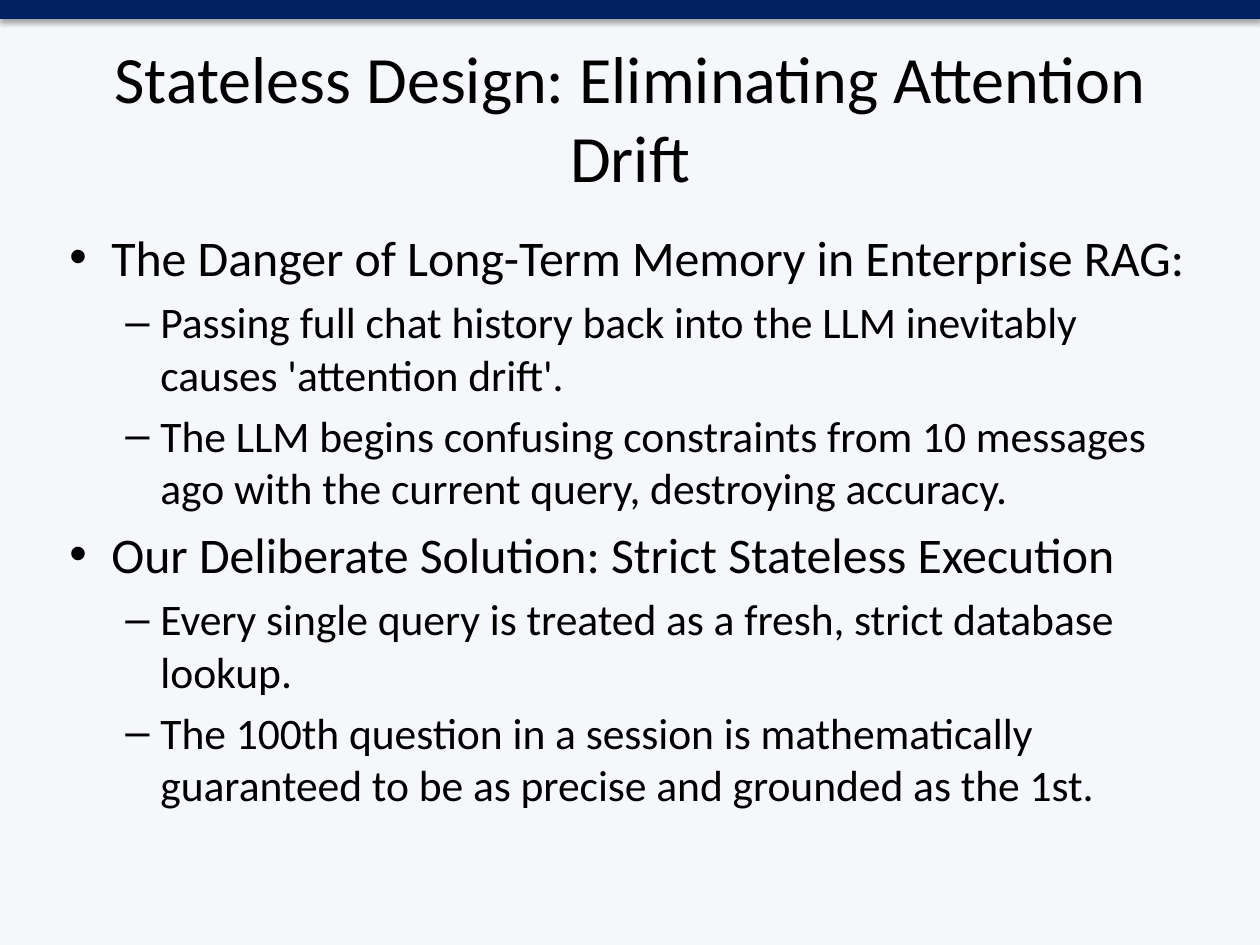
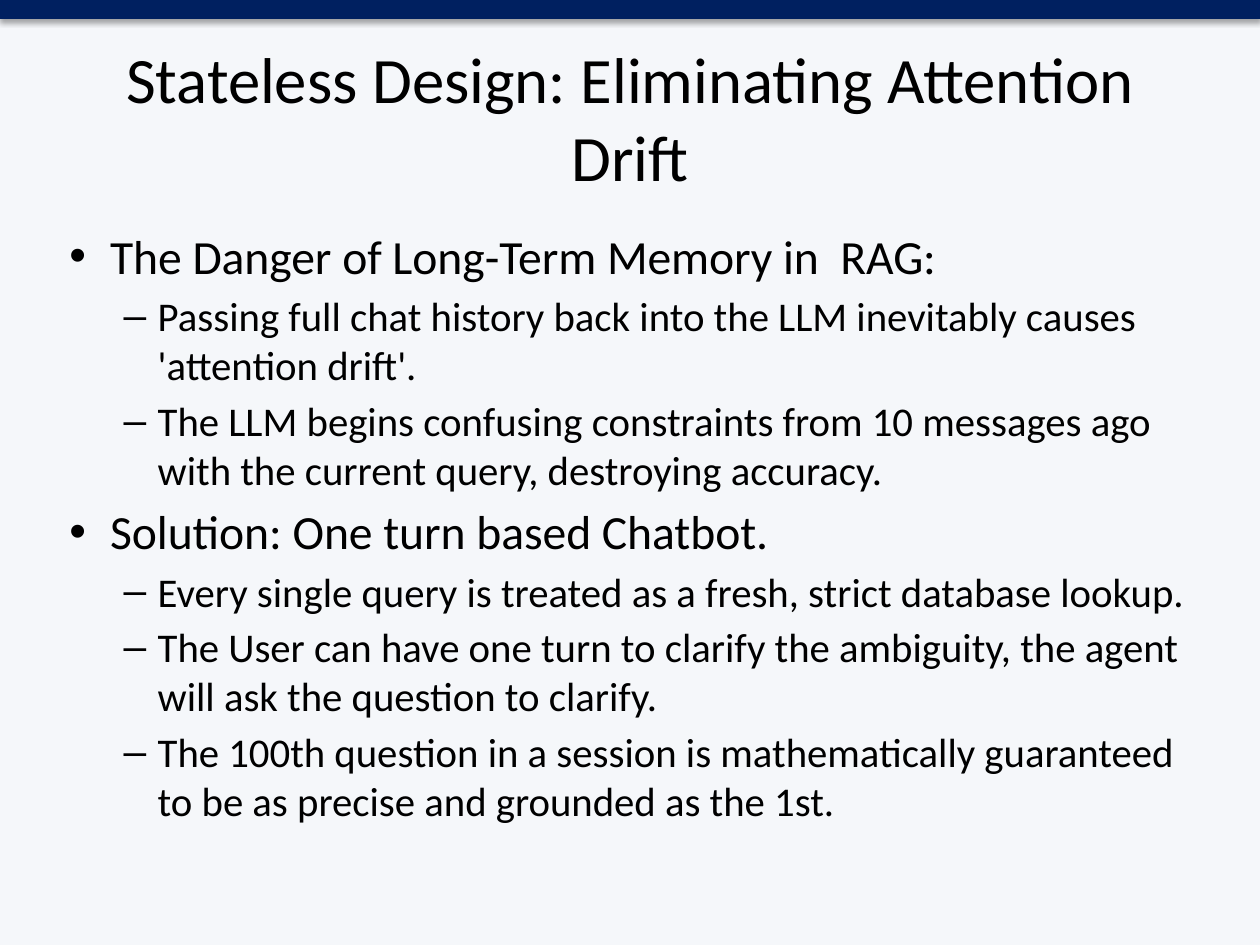
Before and after one commit to vendroid7/agentic-rag, a slide deck: slide 7 of Agentic_RAG .pptx. Drawn at 1260x945 pixels with LibreOffice and Linux fonts; fonts in the diff are those of the drawing. Boxes give left, top, right and bottom in pixels: in the first picture for what was removed or moved away, otherwise in the second. Text is boxed around its words. In the diff, an @@ line names an element or a change of style, - is before the commit and + after.

Commit message:
updated presentation with improved formatting and new sections

```diff
--- a/Agentic_RAG .pptx
+++ b/Agentic_RAG .pptx
@@ title "Stateless Design: Eliminating Attention Drift" at <box>126,58,1134,182</box>: size 37.8 to 37 pt @@
@@ text at <box>110,241,936,283</box>: text changed; size 28.5 to 27.2 pt @@
-• The Danger of Long-Term Memory in Enterprise RAG:
+• The Danger of Long-Term Memory in RAG:
@@ text at <box>158,302,1183,823</box>: size 24.9 to 23.3 pt in "Passing full chat history back into the ...", "The LLM begins confusing constraints from 10 ...", "Every single query is treated as a ...", "The 100th question in a session is ..."; indent changed; less space between paragraphs @@
@@ text at <box>110,516,768,550</box>: text changed; size 28.5 to 27.2 pt @@
-• Our Deliberate Solution: Strict Stateless Execution
+• Solution: One turn based Chatbot.
@@ text at <box>158,633,1178,718</box>: paragraph added @@
+  – The User can have one turn to clarify the ambiguity, the agent will ask the question to clarify.
```
Also in this commit, not shown: 8 other slides changed, 1 slide added.
